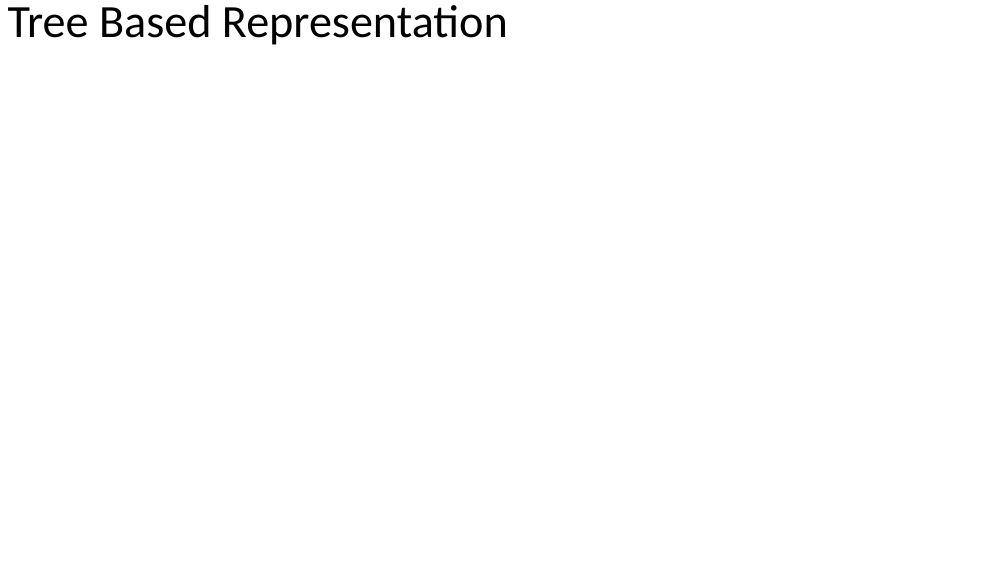
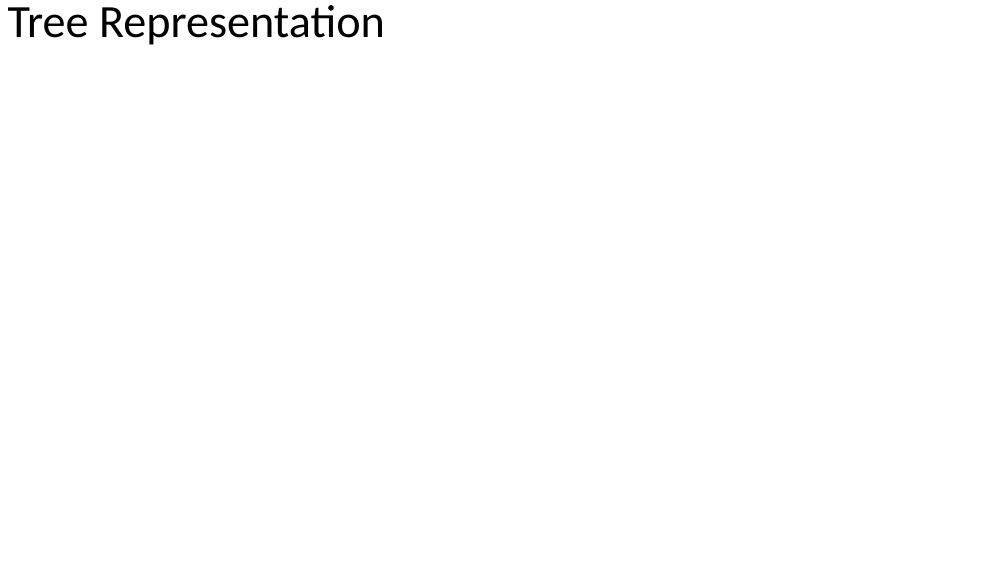
Before and after one commit to XaverB/connect-four, a slide deck: slide 5 of doc/ConnectFourPresentationDraft.pptx. Drawn at 1008x567 pixels with LibreOffice and Linux fonts; fonts in the diff are those of the drawing; background and template pictures are left out. Boxes give left, top, right and bottom in pixels: in the first picture for what was removed or moved away, otherwise in the second. Text is boxed around its words. In the diff, an @@ line names an element or a change of style, - is before the commit and + after.

```diff
--- a/doc/ConnectFourPresentationDraft.pptx
+++ b/doc/ConnectFourPresentationDraft.pptx
@@ title at [8,5,385,45]: text changed @@
-Tree Based Representation
+Tree Representation
```
Also in this commit, not shown: 1 other file.
